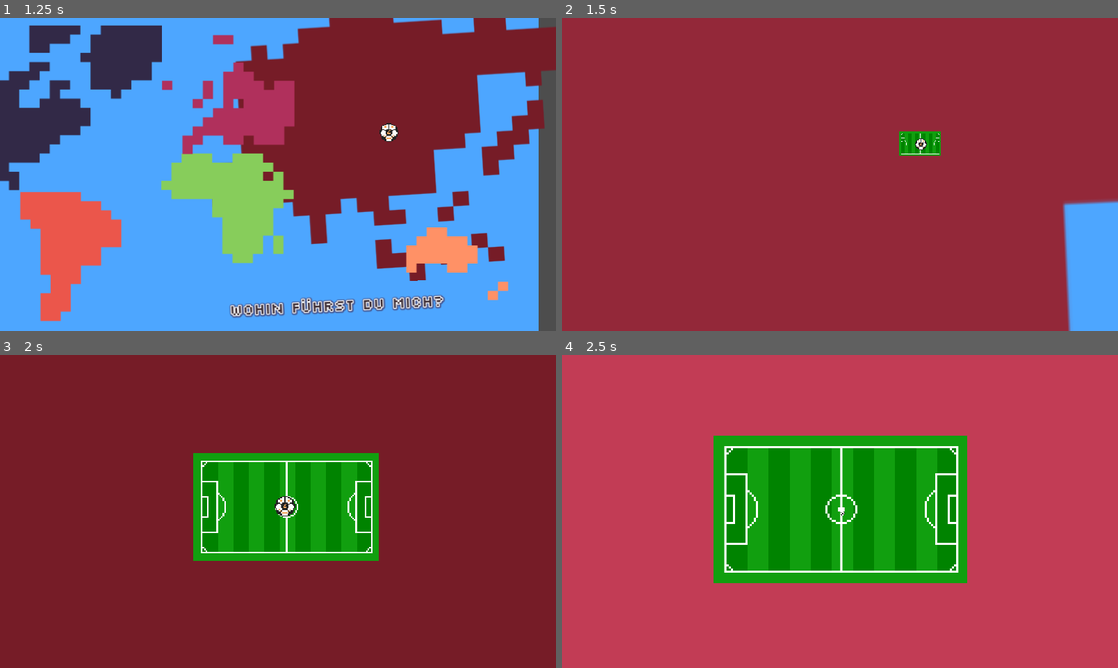
Above: before the commit, frames 1-4 (two rows, left to right).
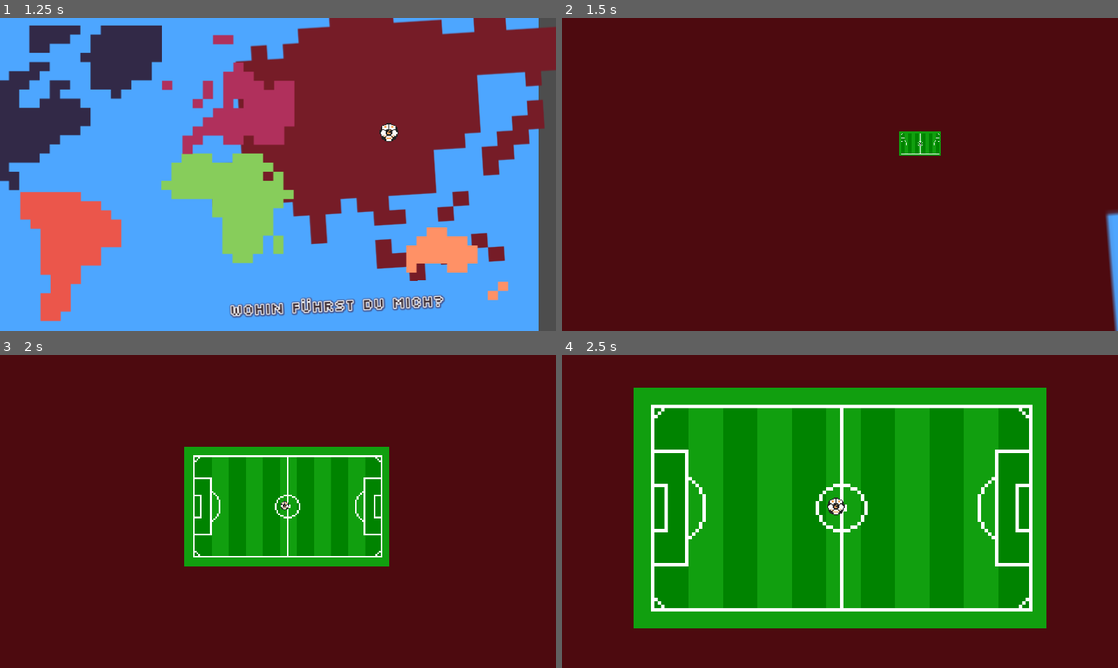
Above: after the commit, the same moments.

Repository: HephaistosForge/Boltzplatz
Game: Godot game, scene res://scenes/main_menu/main_menu.tscn
Same seed, same stepped clock (60 frames per second), same inputs: the game is played once before the commit and once after it. The engine's default icon, where the game draws it, is replaced by a stand-in: a white triangle on a blue panel in a dark square.
Inputs (mouse positions are in pixels of both pictures, inside the frame that each line leads up to):
- Up to frame 1 (1.25 s): tap Enter (kick_player_right) at 0.5 s; move the mouse to (428, 118) at 0.52 s; hold Down (down_player_right) from 0.53 s (still down); click (428, 118) at 0.67 s
- Up to frame 2 (1.5 s): move the mouse to (789, 208) at 1.27 s; release Down (down_player_right) at 1.28 s; hold S (down_player_left) from 1.28 s (still down); click (789, 208) at 1.42 s
- Up to frame 3 (2 s): keep holding S (down_player_left)
- Up to frame 4 (2.5 s): move the mouse to (895, 442) at 2.02 s; release S (down_player_left) at 2.03 s; hold Down (down_player_right) from 2.03 s (still down); click (895, 442) at 2.17 s

Frame 1 is identical in both runs. In frame 2, 99% of the frame differs, in the area x 0-100%, y 0-100%; in frame 3, 93%; in frame 4, 90%.

Commit message:
Add power up animation

Diff:
--- a/project.godot
+++ b/project.godot
@@ -74,7 +74,7 @@
 }
 debug_spawn_powerup={
 "deadzone": 0.5,
-"events": [Object(InputEventKey,"resource_local_to_scene":false,"resource_name":"","device":-1,"window_id":0,"alt_pressed":false,"shift_pressed":false,"ctrl_pressed":false,"meta_pressed":false,"pressed":false,"keycode":0,"physical_keycode":82,"key_label":0,"unicode":114,"echo":false,"script":null)
+"events": [Object(InputEventKey,"resource_local_to_scene":false,"resource_name":"","device":-1,"window_id":0,"alt_pressed":false,"shift_pressed":false,"ctrl_pressed":false,"meta_pressed":false,"pressed":false,"keycode":0,"physical_keycode":80,"key_label":0,"unicode":112,"echo":false,"script":null)
 ]
 }
 
--- a/scenes/ball/ball.gd
+++ b/scenes/ball/ball.gd
@@ -41,7 +41,7 @@
 func choose_random_movement_direction() -> void:
 	var random_index: int = randi_range(0, directions.size() - 1)
 	var angle = randf_range(-PI / 4, PI / 4)
-	var possibly_flipped = angle * (-1 if randf() < 0.5 else 1)
+	var possibly_flipped = angle + (PI if randf() < 0.5 else 0)
 	direction = Vector2(cos(possibly_flipped), sin(possibly_flipped)) * _velocity
 	direction_as_angle = possibly_flipped
 	#direction = directions[random_index]
--- a/scenes/main_menu/continent.gd
+++ b/scenes/main_menu/continent.gd
@@ -4,34 +4,36 @@
 @export var level_settings = Global.LEVEL_SETTINGS.STREET
 
 func _on_mouse_entered():
-	get_tree().get_first_node_in_group("audio_click").play()
-	var tween = create_tween()
-	tween.tween_property(self, "scale", Vector2.ONE * 1.05, 0.25) \
-		.set_ease(Tween.EASE_OUT).set_trans(Tween.TRANS_ELASTIC)
-	tween.parallel().tween_property(self, "rotation", .02, 0.25) \
-		.set_ease(Tween.EASE_OUT).set_trans(Tween.TRANS_ELASTIC)
-	tween.parallel().tween_property(self, "modulate", Color(1, .8, .8), 0.25) \
-		.set_ease(Tween.EASE_OUT).set_trans(Tween.TRANS_EXPO)
+	if not get_parent().ball_was_kicked:
+		get_tree().get_first_node_in_group("audio_click").play()
+		var tween = create_tween()
+		tween.tween_property(self, "scale", Vector2.ONE * 1.05, 0.25) \
+			.set_ease(Tween.EASE_OUT).set_trans(Tween.TRANS_ELASTIC)
+		tween.parallel().tween_property(self, "rotation", .02, 0.25) \
+			.set_ease(Tween.EASE_OUT).set_trans(Tween.TRANS_ELASTIC)
+		tween.parallel().tween_property(self, "modulate", Color(1, .8, .8), 0.25) \
+			.set_ease(Tween.EASE_OUT).set_trans(Tween.TRANS_EXPO)
 
 
 func _on_mouse_exited():
-	var tween = create_tween()
-	tween.tween_property(self, "scale", Vector2.ONE, 0.25) \
-		.set_ease(Tween.EASE_OUT).set_trans(Tween.TRANS_ELASTIC)
-	tween.parallel().tween_property(self, "rotation", 0, 0.25) \
-		.set_ease(Tween.EASE_OUT).set_trans(Tween.TRANS_ELASTIC)
-	tween.parallel().tween_property(self, "modulate", Color.WHITE, 0.25) \
-		.set_ease(Tween.EASE_OUT).set_trans(Tween.TRANS_EXPO)
+	if not get_parent().ball_was_kicked:
+		var tween = create_tween()
+		tween.tween_property(self, "scale", Vector2.ONE, 0.25) \
+			.set_ease(Tween.EASE_OUT).set_trans(Tween.TRANS_ELASTIC)
+		tween.parallel().tween_property(self, "rotation", 0, 0.25) \
+			.set_ease(Tween.EASE_OUT).set_trans(Tween.TRANS_ELASTIC)
+		tween.parallel().tween_property(self, "modulate", Color.WHITE, 0.25) \
+			.set_ease(Tween.EASE_OUT).set_trans(Tween.TRANS_EXPO)
 
 
 func _on_input_event(_viewport, event, _shape_idx):
 
-	if event is InputEventMouseButton:
+	if event is InputEventMouseButton and not get_parent().ball_was_kicked:
 		if event.button_index == MOUSE_BUTTON_MASK_LEFT and event.pressed:
 
 			var tween = create_tween()
 			var ball = get_parent().get_node("Ballface")
-			ball.was_kicked = true
+			get_parent().ball_was_kicked = true
 			var initial_scale = ball.scale
 			tween.tween_property(ball, "position", position-ball.pivot_offset, .6) \
 				.set_ease(Tween.EASE_OUT).set_trans(Tween.TRANS_QUAD)
--- a/scenes/main_menu/main_menu.gd
+++ b/scenes/main_menu/main_menu.gd
@@ -2,6 +2,7 @@
 
 const default_continent = preload("res://world.tscn")
 
+var ball_was_kicked = false
 
 func _process(_delta):
 	if Input.is_action_just_pressed("exit"):
--- a/scenes/main_menu/spin_tween.gd
+++ b/scenes/main_menu/spin_tween.gd
@@ -8,10 +8,10 @@
 @export var target_angle = 2 * PI
 @export var target_color = Color(.8, .8, .8)
 
-var was_kicked = false
+
 
 func _on_mouse_entered():
-	if not was_kicked:
+	if not get_parent().ball_was_kicked:
 		get_tree().get_first_node_in_group("audio_click").play()
 		var tween = create_tween()
 		tween.tween_property(self, "scale", initial_scale * scale_multiplier, time) \
@@ -23,7 +23,7 @@
 
 
 func _on_mouse_exited():
-	if not was_kicked:
+	if not get_parent().ball_was_kicked:
 		var tween = create_tween()
 		tween.tween_property(self, "scale", initial_scale, time) \
 			.set_ease(Tween.EASE_OUT).set_trans(Tween.TRANS_ELASTIC)
--- a/scenes/powerup/power_up_box/power_up_box.gd
+++ b/scenes/powerup/power_up_box/power_up_box.gd
@@ -2,7 +2,6 @@
 
 const POWER_UP_PREFAB = preload("res://scenes/powerup/power_up.tscn")
 
-var tween
 var power_up
 var touched_by
 
@@ -18,25 +17,53 @@
 		if collision_object.get_collider().is_in_group("Ball"):
 			touched_by = collision_object.get_collider().last_player_touched
 			$CollisionShape2D.disabled = true
-			print(touched_by)
+			# print(touched_by)
 			destroy_box()
 
 
 func destroy_box():
-	tween = create_tween()
-	tween.tween_property($Sprite2D, "modulate", Color(Color.WHITE, 0), 0.5)
+	var tween = create_tween()
+	tween.tween_property($Sprite2D, "scale", Vector2(1.2, .8), 0.1) \
+		.set_ease(Tween.EASE_OUT).set_trans(Tween.TRANS_QUAD)
+	tween.tween_property($Sprite2D, "scale", Vector2(.8, 1.2), 0.1) \
+		.set_ease(Tween.EASE_OUT).set_trans(Tween.TRANS_QUAD)
+	tween.tween_property($Sprite2D, "position", Vector2(0, -200), 0.2) \
+		.set_ease(Tween.EASE_OUT).set_trans(Tween.TRANS_QUART)
 	tween.tween_callback(spawn_power_up)
+	tween.tween_property($Sprite2D, "scale", Vector2.ONE * 1.4, 0.2) \
+		.set_ease(Tween.EASE_OUT).set_trans(Tween.TRANS_ELASTIC)
+	tween.tween_property($Sprite2D, "scale", Vector2.ZERO, 0.2) \
+		.set_ease(Tween.EASE_IN).set_trans(Tween.TRANS_BACK)
+	#tween.tween_property($Sprite2D, "modulate", Color(Color.WHITE, 0), 0.5)
+
 
 
 func spawn_power_up():
 	power_up = POWER_UP_PREFAB.instantiate()
 	power_up.variant = randi_range(0,3)
 	self.add_child(power_up)
-	if tween:
-		tween.kill()
-	tween = create_tween()
-	tween.tween_property(power_up, "modulate", Color(Color.WHITE, 1), 0.3)
-	tween.tween_property(power_up, "scale", Vector2(1.2, 1.2), 0.4)
-	tween.parallel().tween_property(power_up, "position", Vector2(0,-500), 2)
-	tween.parallel().tween_property(power_up, "modulate", Color(Color.WHITE, 0), 2)
+	#if tween:
+	#	tween.kill()
+	var tween = create_tween()
+	power_up.scale = Vector2.ZERO
+	power_up.modulate = Color.WHITE
+	power_up.position = Vector2(0, -200)
+	#tween.tween_property(power_up, "modulate", Color(Color.WHITE, 1), 0.3) \
+	#	.set_ease(Tween.EASE_OUT).set_trans(Tween.TRANS_QUART)
+	tween.tween_property(power_up, "scale", Vector2(1.2, 1.2), 0.3) \
+		.set_ease(Tween.EASE_OUT).set_trans(Tween.TRANS_ELASTIC)
+	tween.tween_property(power_up, "scale", Vector2.ZERO, 0.3) \
+		.set_ease(Tween.EASE_IN).set_trans(Tween.TRANS_BACK)
+	#tween.tween_property(power_up, "rotation", .2, .1) \
+	#	.set_ease(Tween.EASE_IN_OUT).set_trans(Tween.TRANS_QUART)
+	#tween.tween_property(power_up, "rotation", -.2, .1) \
+	#	.set_ease(Tween.EASE_IN_OUT).set_trans(Tween.TRANS_QUART)
+	#tween.tween_property(power_up, "rotation", 0, .1) \
+	#	.set_ease(Tween.EASE_OUT).set_trans(Tween.TRANS_QUART)
+	#tween.parallel().tween_property(power_up, "scale", Vector2.ZERO, 0.5) \
+	#	.set_ease(Tween.EASE_IN).set_trans(Tween.TRANS_ELASTIC)
+	#tween.parallel().tween_property(power_up, "position", Vector2(0,-300), 1.5) \
+	#	.set_ease(Tween.EASE_OUT).set_trans(Tween.TRANS_QUART)
+	#tween.parallel().tween_property(power_up, "modulate", Color(Color.WHITE, 0), 2) \
+	#	.set_ease(Tween.EASE_IN).set_trans(Tween.TRANS_QUART)
 	power_up.execute(touched_by)
